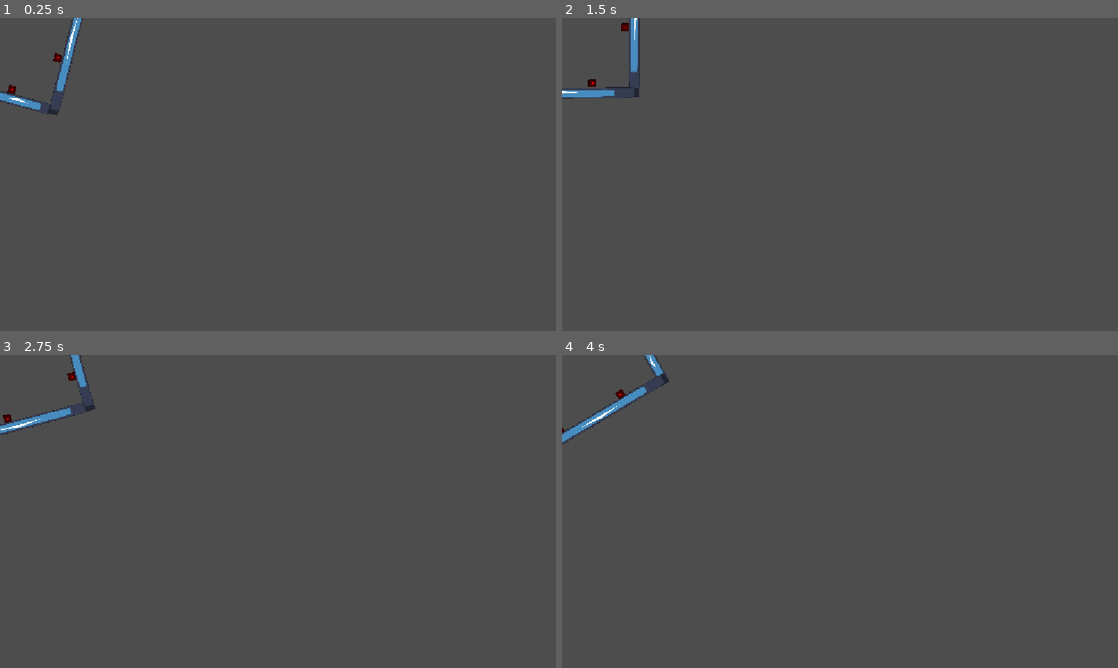
Above: before the commit, frames 1-4 (two rows, left to right).
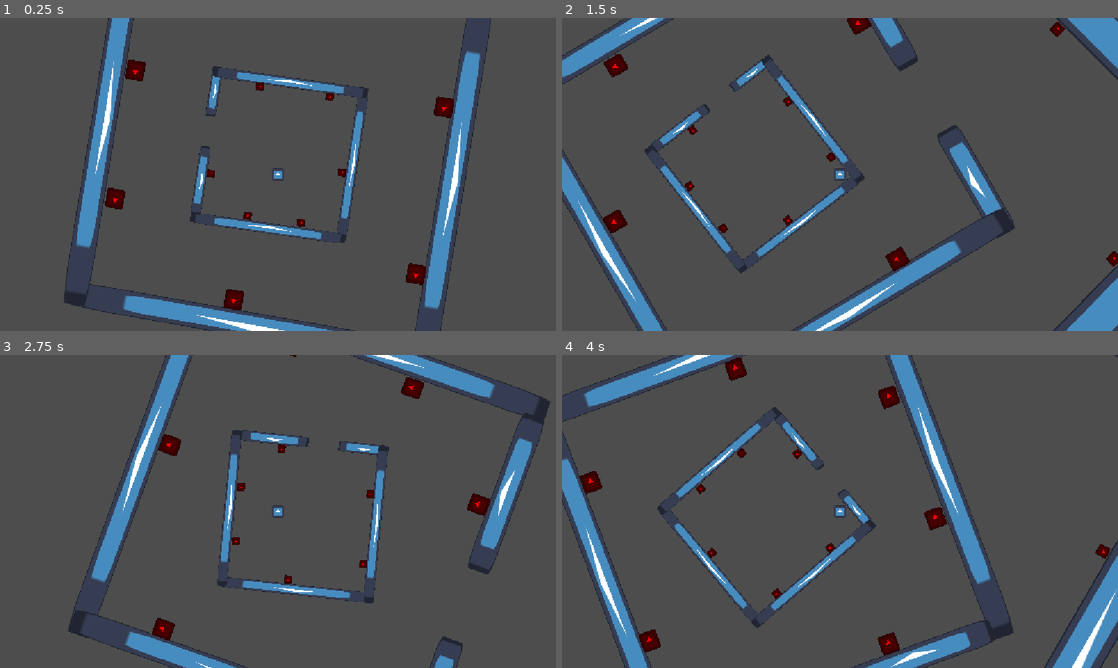
Above: after the commit, the same moments.

Repository: Noob-97/very-serious-game-jam
Game: Godot game, scene res://test3.tscn
The game is run twice, just before and just after one commit, with the same random seed, the same clock (stepped at 60 frames per second) and the same inputs. Before the commit the project starts from res://node_2d.tscn. The engine's default icon, where the game draws it, is replaced by a stand-in: a white triangle on a blue panel in a dark square.
Inputs:
- Up to frame 1 (0.25 s): no input
- Up to frame 2 (1.5 s): tap Enter (ui_accept) at 0.5, 0.6 s; hold Right (ui_right) from 0.53 s (still down); tap Space (JumpKey, bound only after the commit) at 0.77, 0.8, 1.07, 1.35 s
- Up to frame 3 (2.75 s): tap Space (JumpKey, bound only after the commit) at 1.52, 1.82, 2.3 s; tap Enter (ui_accept) at 1.55, 2.1 s; release Right (ui_right) at 2.03 s; hold Left (ui_left) from 2.03 s (still down)
- Up to frame 4 (4 s): release Left (ui_left) at 2.78 s; hold Right (ui_right) from 2.78 s (still down); tap Enter (ui_accept) at 2.85 s; tap Space (JumpKey, bound only after the commit) at 3.02, 3.32, 3.6, 3.77 s

The runs differ from the first frame. In frame 1, 11% of the frame differs, in the area x 0-89%, y 0-100%; in frame 2, 12%; in frame 3, 10%; in frame 4, 13%, in the area x 0-100%, y 0-100%.

Commit message:
Better prototype in Test 3.

Diff:
--- a/SPIN.gd
+++ b/SPIN.gd
@@ -1,11 +1,8 @@
 extends Node2D
-var deg = 1
 
-# Called when the node enters the scene tree for the first time.
-func _ready() -> void:
-	pass # Replace with function body.
+@export var rotation_speed: float = 60.0
 
+@export_enum("Clockwise:1", "Counter-Clockwise:-1") var spin_direction: int = 1
 
-# Called every frame. 'delta' is the elapsed time since the previous frame.
-func _process(delta: float) -> void:
-	rotate(deg_to_rad(deg))
+func _physics_process(delta: float) -> void:
+	rotate(deg_to_rad(rotation_speed) * delta)
--- /dev/null
+++ b/Wheel3.tscn
@@ -0,0 +1,103 @@
+[gd_scene format=3 uid="uid://dhwn0tdsp18wy"]
+
+[ext_resource type="Script" uid="uid://dkcaw51o8hmlr" path="res://SPIN.gd" id="1_4dkq8"]
+[ext_resource type="Texture2D" uid="uid://mbd28176frto" path="res://icon.svg" id="2_nvrne"]
+[ext_resource type="PackedScene" uid="uid://csvwbgfsg7kfd" path="res://kill.tscn" id="3_ohk73"]
+
+[sub_resource type="RectangleShape2D" id="RectangleShape2D_g4v7s"]
+size = Vector2(321, 20)
+
+[node name="wheelofdeath" type="Node2D" unique_id=1636137289]
+script = ExtResource("1_4dkq8")
+
+[node name="StaticBody2D" type="StaticBody2D" parent="." unique_id=1285641590]
+position = Vector2(-107, 0)
+scale = Vector2(0.3200003, 1)
+
+[node name="Sprite2D" type="Sprite2D" parent="StaticBody2D" unique_id=4086171]
+position = Vector2(-7.6293945e-06, 156)
+scale = Vector2(2.5312498, 0.17187491)
+texture = ExtResource("2_nvrne")
+
+[node name="CollisionShape2D" type="CollisionShape2D" parent="StaticBody2D" unique_id=286673992]
+position = Vector2(2, 155)
+shape = SubResource("RectangleShape2D_g4v7s")
+
+[node name="StaticBody2D2" type="StaticBody2D" parent="." unique_id=871333347]
+position = Vector2(0, -306)
+
+[node name="Sprite2D" type="Sprite2D" parent="StaticBody2D2" unique_id=748220252]
+position = Vector2(-7.6293945e-06, 156)
+scale = Vector2(2.5312498, 0.17187491)
+texture = ExtResource("2_nvrne")
+
+[node name="CollisionShape2D" type="CollisionShape2D" parent="StaticBody2D2" unique_id=608199213]
+position = Vector2(2, 155)
+shape = SubResource("RectangleShape2D_g4v7s")
+
+[node name="StaticBody2D3" type="StaticBody2D" parent="." unique_id=1239710508]
+position = Vector2(0, 5.0000153)
+rotation = -1.5827397
+
+[node name="Sprite2D" type="Sprite2D" parent="StaticBody2D3" unique_id=1581337247]
+position = Vector2(-7.6293945e-06, 156)
+scale = Vector2(2.5312498, 0.17187491)
+texture = ExtResource("2_nvrne")
+
+[node name="CollisionShape2D" type="CollisionShape2D" parent="StaticBody2D3" unique_id=1412749783]
+position = Vector2(2, 155)
+shape = SubResource("RectangleShape2D_g4v7s")
+
+[node name="StaticBody2D4" type="StaticBody2D" parent="." unique_id=1190086902]
+position = Vector2(-305.00003, 5.0000153)
+rotation = -1.5827397
+
+[node name="Sprite2D" type="Sprite2D" parent="StaticBody2D4" unique_id=1083239956]
+position = Vector2(-7.6293945e-06, 156)
+scale = Vector2(2.5312498, 0.17187491)
+texture = ExtResource("2_nvrne")
+
+[node name="CollisionShape2D" type="CollisionShape2D" parent="StaticBody2D4" unique_id=1179446544]
+position = Vector2(2, 155)
+shape = SubResource("RectangleShape2D_g4v7s")
+
+[node name="StaticBody2D5" type="StaticBody2D" parent="." unique_id=103473758]
+position = Vector2(79, 0)
+scale = Vector2(0.4400003, 1)
+
+[node name="Sprite2D" type="Sprite2D" parent="StaticBody2D5" unique_id=1357065064]
+position = Vector2(-7.6293945e-06, 156)
+scale = Vector2(2.5312498, 0.17187491)
+texture = ExtResource("2_nvrne")
+
+[node name="CollisionShape2D" type="CollisionShape2D" parent="StaticBody2D5" unique_id=1566331023]
+position = Vector2(2, 155)
+shape = SubResource("RectangleShape2D_g4v7s")
+
+[node name="kill" parent="." unique_id=1858201397 instance=ExtResource("3_ohk73")]
+position = Vector2(143, 49)
+scale = Vector2(0.14, 0.149)
+
+[node name="kill2" parent="." unique_id=458522302 instance=ExtResource("3_ohk73")]
+position = Vector2(142, -18)
+scale = Vector2(0.14, 0.149)
+
+[node name="kill3" parent="." unique_id=1992858690 instance=ExtResource("3_ohk73")]
+position = Vector2(141, -82)
+scale = Vector2(0.14, 0.149)
+
+[node name="kill4" parent="." unique_id=221524444 instance=ExtResource("3_ohk73")]
+position = Vector2(52, -136)
+scale = Vector2(0.14, 0.149)
+
+[node name="kill5" parent="." unique_id=883905724 instance=ExtResource("3_ohk73")]
+position = Vector2(-62, -136)
+scale = Vector2(0.14, 0.149)
+
+[node name="kill7" parent="." unique_id=1916654999 instance=ExtResource("3_ohk73")]
+position = Vector2(-136, -28)
+scale = Vector2(0.14, 0.149)
+
+[node name="kill8" parent="." unique_id=1253772381 instance=ExtResource("3_ohk73")]
+position = Vector2(-135, 29)
+scale = Vector2(0.14, 0.149)
--- a/player.gd
+++ b/player.gd
@@ -1,11 +1,36 @@
 extends CharacterBody2D
 
 const SPEED = 300.0
-const JUMP_VELOCITY = -600.0
+const JUMP_VELOCITY = -500.0
 @export var text: Label
-var life = 100
+var life = 5
+
+var invincible_timer: float = 0.0
+
+func _ready() -> void:
+	floor_snap_length = 5.0
+	floor_max_angle = deg_to_rad(60.0)
+	if text:
+		text.text = "LIFE: " + str(life)
 
 func _physics_process(delta: float) -> void:
+	if invincible_timer > 0:
+		invincible_timer -= delta
+
+	if not is_on_floor():
+		velocity += get_gravity() * delta
+
+	if Input.is_action_just_pressed("JumpKey") and (is_on_floor() or is_on_wall()):
+		velocity.y = JUMP_VELOCITY
+
+	var direction := Input.get_axis("LeftKey", "RightKey")
+	if direction:
+		velocity.x = direction * SPEED
+	else:
+		velocity.x = move_toward(velocity.x, 0, SPEED)
+
+	move_and_slide()
+
 	# KILL
 	for i in get_slide_collision_count():
 		var collision = get_slide_collision(i)
@@ -13,26 +38,12 @@
 
 		# Check if we hit the static body
 		if collider is StaticBody2D:
-			if collider.name.contains("kill"):
-				life -= 1
-				text.text = "LIFE: " + str(life)
+			if collider.is_in_group("kill") and invincible_timer <= 0:
+				life -= 5
+				invincible_timer = 1.0
+
+				if text:
+					text.text = "LIFE: " + str(life)
+
 				if life <= 0:
 					get_tree().reload_current_scene()
-
-	# Add the gravity.
-	if not is_on_floor():
-		velocity += get_gravity() * delta
-
-	# Handle jump.
-	if Input.is_action_just_pressed("ui_accept") and is_on_floor():
-		velocity.y = JUMP_VELOCITY
-
-	# Get the input direction and handle the movement/deceleration.
-	# As good practice, you should replace UI actions with custom gameplay actions.
-	var direction := Input.get_axis("ui_left", "ui_right")
-	if direction:
-		velocity.x = direction * SPEED
-	else:
-		velocity.x = move_toward(velocity.x, 0, SPEED)
-
-	move_and_slide()
--- a/player.tscn
+++ b/player.tscn
@@ -15,3 +15,5 @@
 [node name="CollisionShape2D" type="CollisionShape2D" parent="." unique_id=375537495]
 position = Vector2(-1, 0.5)
 shape = SubResource("RectangleShape2D_g4v7s")
+
+[node name="Camera2D" type="Camera2D" parent="." unique_id=1689361559]
--- a/project.godot
+++ b/project.godot
@@ -11,7 +11,7 @@
 [application]
 
 config/name="VERY-SERIOUS-GAME-JAM"
-run/main_scene="res://node_2d.tscn"
+run/main_scene="uid://bx40csv71pguv"
 config/features=PackedStringArray("4.7", "GL Compatibility")
 config/icon="res://icon.svg"
 
@@ -19,6 +19,26 @@
 
 window/stretch/mode="canvas_items"
 window/stretch/aspect="expand"
+
+[input]
+
+LeftKey={
+"deadzone": 0.2,
+"events": [Object(InputEventKey,"resource_local_to_scene":false,"resource_name":"","device":-1,"window_id":0,"alt_pressed":false,"shift_pressed":false,"ctrl_pressed":false,"meta_pressed":false,"pressed":false,"keycode":0,"physical_keycode":65,"key_label":0,"unicode":97,"location":0,"echo":false,"script":null)
+, Object(InputEventKey,"resource_local_to_scene":false,"resource_name":"","device":-1,"window_id":0,"alt_pressed":false,"shift_pressed":false,"ctrl_pressed":false,"meta_pressed":false,"pressed":false,"keycode":0,"physical_keycode":4194319,"key_label":0,"unicode":0,"location":0,"echo":false,"script":null)
+]
+}
+RightKey={
+"deadzone": 0.2,
+"events": [Object(InputEventKey,"resource_local_to_scene":false,"resource_name":"","device":-1,"window_id":0,"alt_pressed":false,"shift_pressed":false,"ctrl_pressed":false,"meta_pressed":false,"pressed":false,"keycode":0,"physical_keycode":68,"key_label":0,"unicode":100,"location":0,"echo":false,"script":null)
+, Object(InputEventKey,"resource_local_to_scene":false,"resource_name":"","device":-1,"window_id":0,"alt_pressed":false,"shift_pressed":false,"ctrl_pressed":false,"meta_pressed":false,"pressed":false,"keycode":0,"physical_keycode":4194321,"key_label":0,"unicode":0,"location":0,"echo":false,"script":null)
+]
+}
+JumpKey={
+"deadzone": 0.2,
+"events": [Object(InputEventKey,"resource_local_to_scene":false,"resource_name":"","device":-1,"window_id":0,"alt_pressed":false,"shift_pressed":false,"ctrl_pressed":false,"meta_pressed":false,"pressed":false,"keycode":0,"physical_keycode":32,"key_label":0,"unicode":32,"location":0,"echo":false,"script":null)
+]
+}
 
 [physics]
 
--- a/test.tscn
+++ b/test.tscn
@@ -2,26 +2,10 @@
 
 [ext_resource type="PackedScene" uid="uid://6twpcjapoo0i" path="res://whell2.tscn" id="1_6uqi0"]
 [ext_resource type="Script" uid="uid://dkcaw51o8hmlr" path="res://SPIN.gd" id="2_ppyta"]
-[ext_resource type="PackedScene" uid="uid://cofgqrrnshw5y" path="res://player.tscn" id="3_ykrsh"]
 
 [node name="Node2D" type="Node2D" unique_id=1084861493]
 position = Vector2(0, -1)
 
 [node name="Node2D2" parent="." unique_id=1663968075 instance=ExtResource("1_6uqi0")]
+position = Vector2(176, -44)
 script = ExtResource("2_ppyta")
-
-[node name="Node2D" parent="." unique_id=1415329539 node_paths=PackedStringArray("text") instance=ExtResource("3_ykrsh")]
-position = Vector2(137.99998, -375)
-scale = Vector2(0.28194264, 0.2871821)
-text = NodePath("Label")
-
-[node name="Label" type="Label" parent="Node2D" unique_id=1263440728]
-offset_left = -1894.0022
-offset_top = -1131.686
-offset_right = -1693.0022
-offset_bottom = -1064.686
-theme_override_font_sizes/font_size = 48
-text = "LIFE: 100"
-metadata/_edit_use_anchors_ = true
-
-[node name="Camera2D" type="Camera2D" parent="Node2D" unique_id=1480149549]
--- /dev/null
+++ b/test3.tscn
@@ -0,0 +1,30 @@
+[gd_scene format=3 uid="uid://bx40csv71pguv"]
+
+[ext_resource type="PackedScene" uid="uid://cofgqrrnshw5y" path="res://player.tscn" id="2_3du0l"]
+[ext_resource type="PackedScene" uid="uid://dhwn0tdsp18wy" path="res://Wheel3.tscn" id="3_svvfb"]
+[ext_resource type="PackedScene" uid="uid://c3j4lpq1cm8qt" path="res://node_2d.tscn" id="5_bqkbb"]
+
+[node name="Test3" type="Node2D" unique_id=521406567]
+
+[node name="wheelofdeath" parent="." unique_id=1636137289 instance=ExtResource("5_bqkbb")]
+position = Vector2(428, 280)
+rotation = 1.5707964
+rotation_speed = 35.0
+spin_direction = -1
+
+[node name="wheelofdeath2" parent="." unique_id=200143838 instance=ExtResource("5_bqkbb")]
+position = Vector2(430, 280)
+rotation = 3.1415927
+scale = Vector2(2.4, 2.4)
+rotation_speed = 40.0
+
+[node name="wheelofdeath3" parent="." unique_id=611877941 instance=ExtResource("3_svvfb")]
+position = Vector2(427.00037, 279)
+rotation = 6.2831855
+scale = Vector2(4.7, 4.7)
+rotation_speed = 30.0
+spin_direction = -1
+
+[node name="Node2D" parent="." unique_id=1415329539 instance=ExtResource("2_3du0l")]
+position = Vector2(422, 294)
+scale = Vector2(0.2, 0.2)
